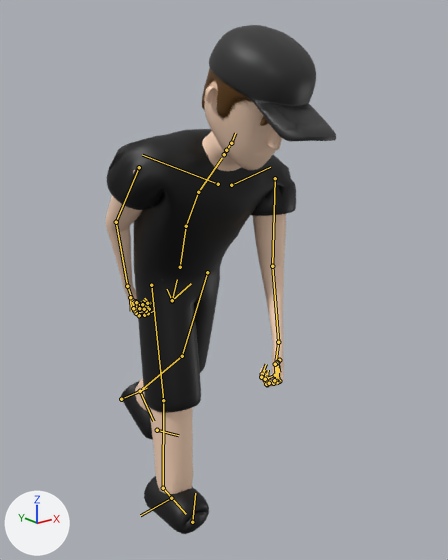
An edit to the FBX model Testing/Assets/Models/enemy.fbx, drawn before and after from the same camera.
The view is the same before and after, from a camera (50 mm lens) standing at (-0.927, -1.356, 1.175) and looking at (0.08, -0.098, 0.672). Lighting does not change. The marker at lower left points along +X, +Y and +Z. Both versions are drawn at frame 66 of the action 'metarig|metarigAction'; the numbers are the values there. The bones that bend it are drawn over the model as lines.

In view in the first picture: 'Shirt', 'Torso'.
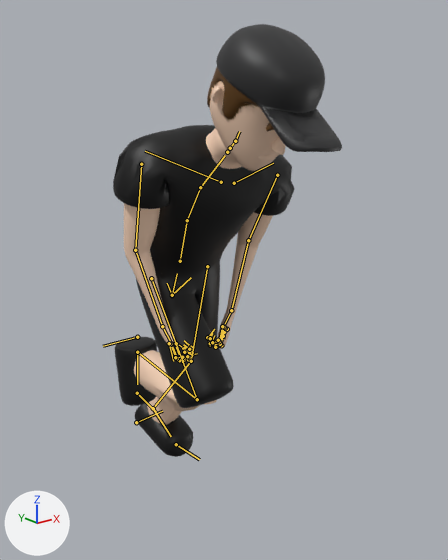
What differs and where, as boxes [x1, y1, x2, y2] in the pictures (448 x 560 px):
'Torso', posed (15% shorter): before [106, 25, 336, 534]; after [115, 24, 342, 457]
'Shirt', posed: before [107, 129, 296, 413]; after [113, 125, 295, 408]
bone 'spine', root to tip: before (172, 301) to (177, 279); after (172, 295) to (177, 273)
bone 'spine.001', root to tip: before (180, 267) to (186, 226); after (180, 261) to (187, 220)
bone 'spine.006', root to tip: before (231, 143) to (235, 133); after (235, 141) to (239, 131)
bone 'upper_arm.L', root to tip: before (275, 178) to (272, 266); after (277, 175) to (248, 240)
bone 'upper_arm.R', root to tip: before (139, 167) to (116, 222); after (141, 164) to (135, 250)
bone 'thigh.L', root to tip: before (207, 272) to (182, 356); after (207, 266) to (191, 361)
bone 'foot.L', root to tip: before (140, 391) to (153, 421); after (153, 408) to (171, 436)
bone 'toe.L', root to tip: before (157, 430) to (178, 435); after (176, 444) to (199, 459)
bone 'thigh.R', root to tip: before (151, 285) to (163, 400); after (151, 278) to (197, 399)
bone 'shin.R', root to tip: before (163, 400) to (163, 488); after (197, 399) to (137, 352)

The edits, one by one:
Bone 'spine' (bone_spine) moves from (0.0, -0.038, 0.015) to (0.0, -0.022, 0.009).
Bone 'spine.001' (bone_spine_001) turns from (20, -4, 0) to (23, -4, 0) degrees about its own x, y and z.
Bone 'spine.006' (bone_spine_006) turns from (-20, 7, -2) to (-18, 7, -2) degrees about its own x, y and z.
Bone 'upper_arm.L' (bone_upper_arm_l) turns from (51, 16, -49) to (21, 26, -64) degrees about its own x, y and z.
Bone 'upper_arm.R' (bone_upper_arm_r) turns from (0, -34, 87) to (35, -31, 72) degrees about its own x, y and z.
Bone 'thigh.L' (bone_thigh_l) turns from (20, -4, -6) to (12, -4, -5) degrees about its own x, y and z.
Bone 'foot.L' (bone_foot_l) turns from (-5, -1, 0) to (-14, -2, 1) degrees about its own x, y and z.
Bone 'toe.L' (bone_toe_l) turns from (67, -4, -6) to (35, -4, -2) degrees about its own x, y and z.
Bone 'thigh.R' (bone_thigh_r) turns from (-8, -1, 3) to (-37, -1, 4) degrees about its own x, y and z.
Bone 'shin.R' (bone_shin_r) turns from (10, -1, -6) to (124, 4, -2) degrees about its own x, y and z.
